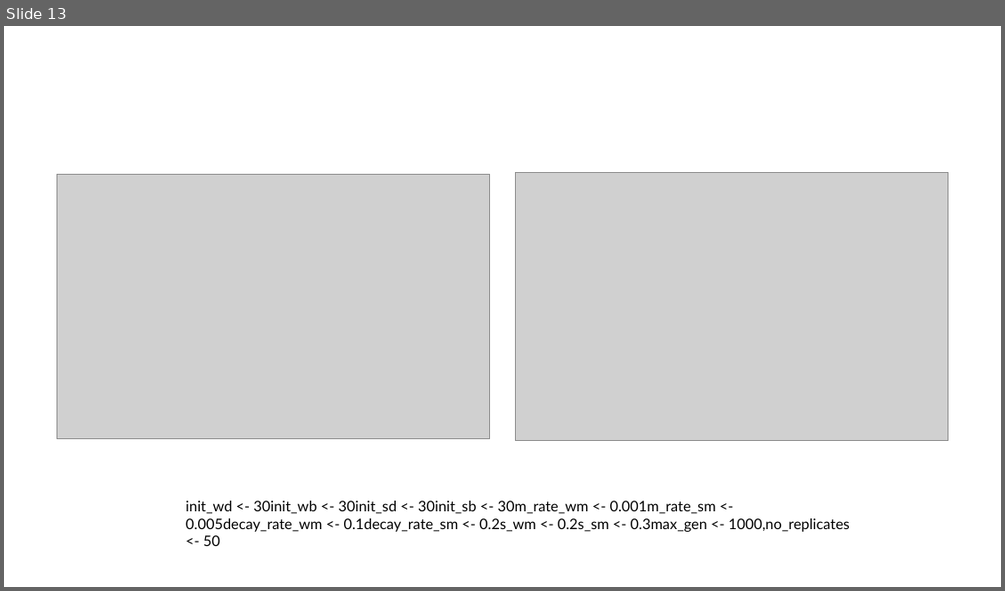
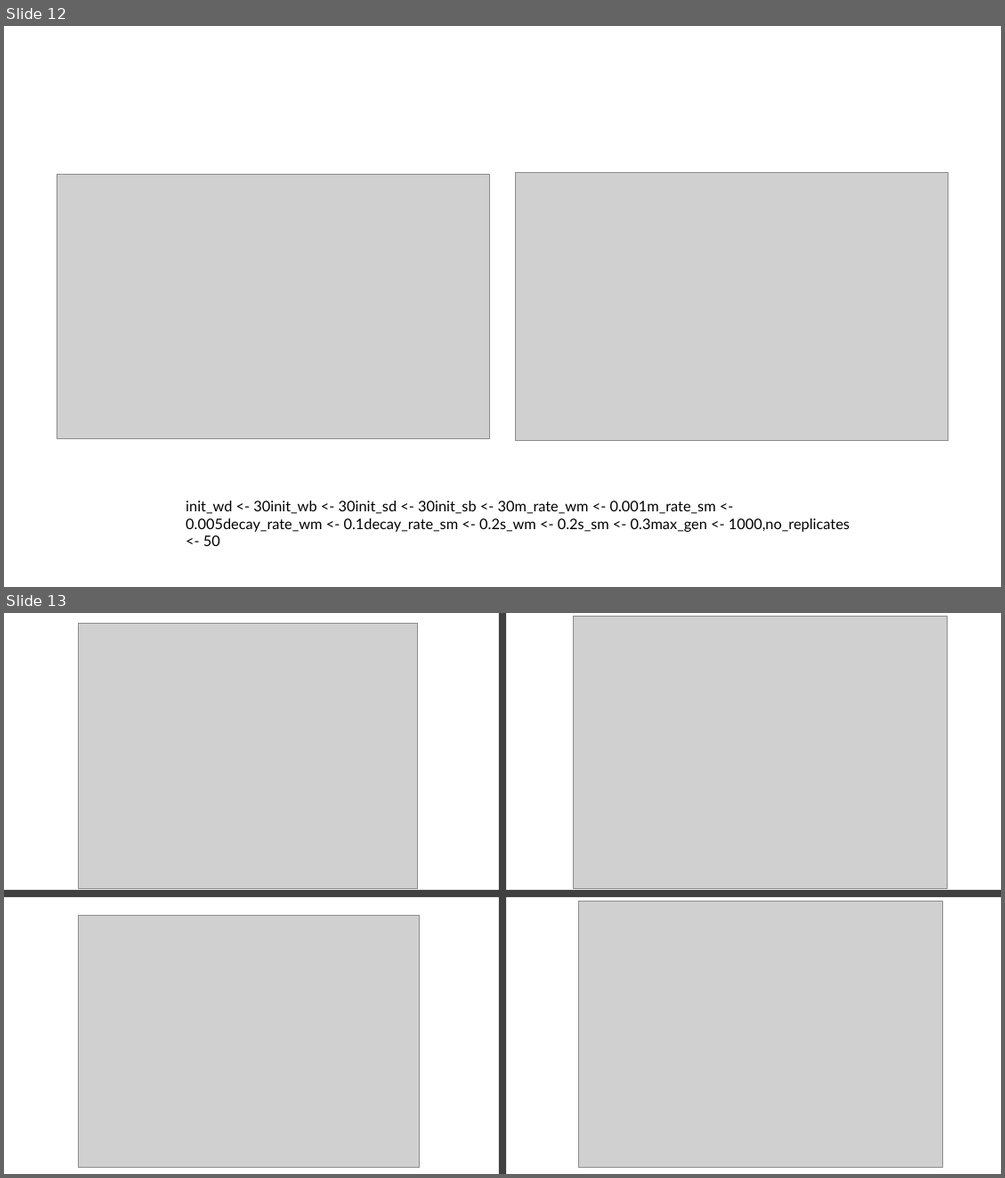
Before and after one commit to Julia-Eggenschwiler/THEEproject_Jaelle_Julia, a slide deck: THEE_presentation.pptx. Shown one above the other, each under a label of ours: slide 13 before the commit, slides 12 and 13 after it. The pictures are 1005x591 and 1005x1178 pixels, drawn with LibreOffice and Linux fonts; fonts in the diff are those of the drawing; grey boxes stand for pictures. Boxes give left, top, right and bottom in pixels: in the first picture for what was removed or moved away, otherwise in the second. Text is boxed around its words. In the diff, an @@ line names an element or a change of style, - is before the commit and + after.

```diff
--- a/THEE_presentation.pptx
+++ b/THEE_presentation.pptx
@@ slide 13 added at [4, 613, 1001, 1174], background #FFFFFF @@
@@ picture added at [78, 624, 418, 889] @@
@@ rectangle added at [499, 613, 507, 1174], fill #404040 @@
@@ picture added at [574, 616, 947, 889] @@
@@ rectangle added at [4, 890, 505, 897], fill #404040 @@
@@ rectangle added at [500, 890, 1001, 897], fill #404040 @@
@@ picture added at [578, 901, 942, 1167] @@
@@ picture added at [78, 915, 420, 1167] @@
@@ what was slide 13 is now slide 12 @@
```
Also in this commit, not shown: 1 slide removed.
